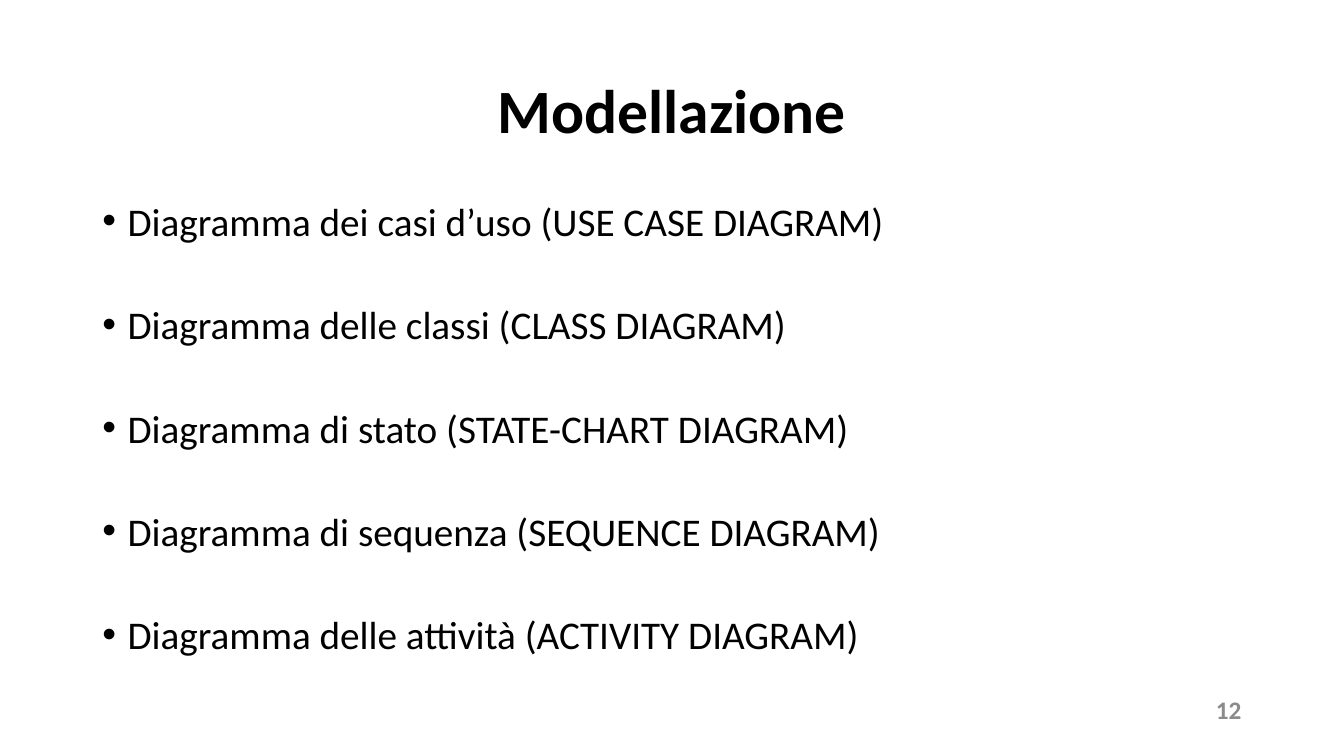
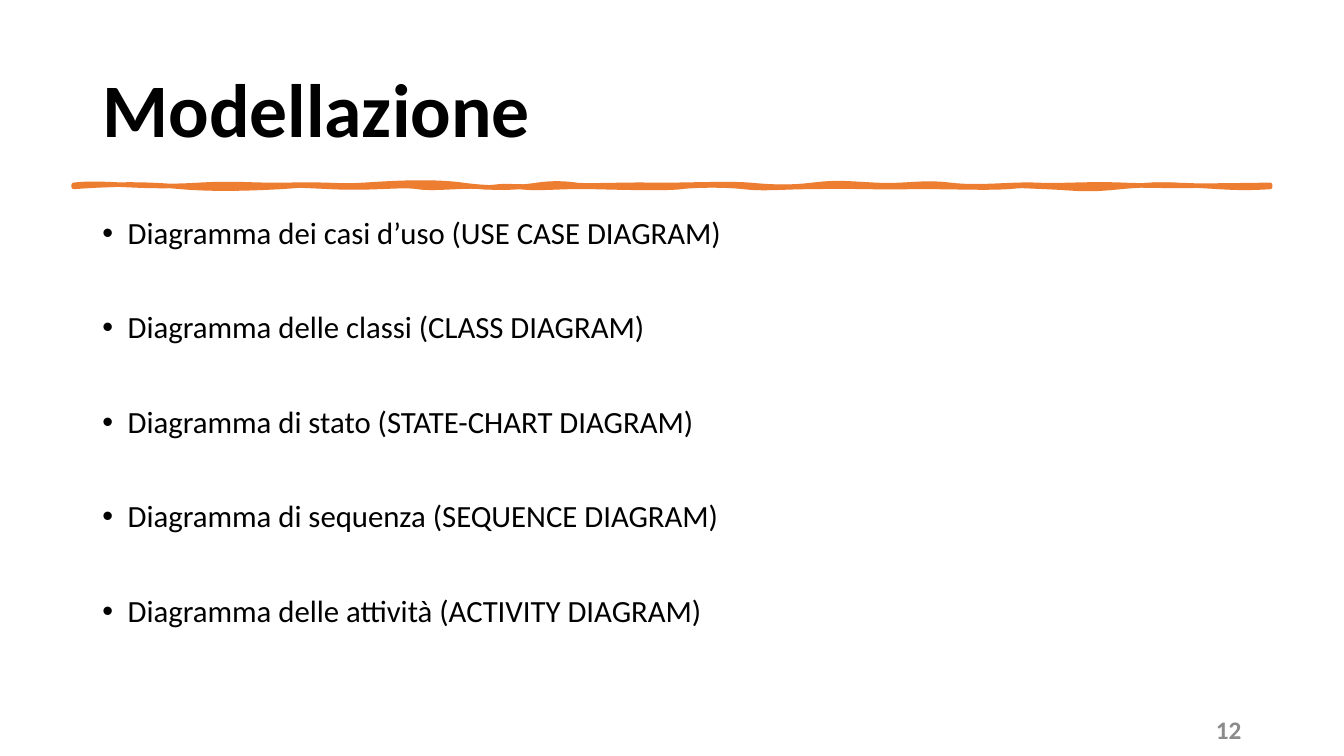
Before and after one commit to mangilimatteo/Progetto_Ingegneria_Software_Cattaneo_Mangili_Saini, a slide deck: slide 12 of Presentazione_Progetto.pptx. Drawn at 1344x756 pixels with LibreOffice and Linux fonts; fonts in the diff are those of the drawing. Boxes give left, top, right and bottom in pixels: in the first picture for what was removed or moved away, otherwise in the second. Text is boxed around its words. In the diff, an @@ line names an element or a change of style, - is before the commit and + after.

```diff
--- a/Presentazione_Progetto.pptx
+++ b/Presentazione_Progetto.pptx
@@ title "Modellazione" at box(102, 84, 529, 138): size 44 to 54 pt; alignment centre to left @@
@@ freeform shape added at box(74, 185, 1270, 187), fill #ED7D31, outline #ED7D31 3.25 pt @@
@@ text "Diagramma dei casi d’uso (USE ...": place and size @@
-text "Diagramma dei casi d’uso (USE ..." at box(128, 207, 883, 656)
+text "Diagramma dei casi d’uso (USE ..." at box(128, 221, 721, 628)
@@ text "Diagramma dei casi d’uso (USE ..." at box(128, 221, 721, 628): size 28 to 22 pt; line spacing 0.8 to 0.9 @@
@@ text "12": place and size @@
-text "12" at box(1216, 702, 1242, 719)
+text "12" at box(1216, 722, 1242, 739)
@@ text "12" at box(1216, 722, 1242, 739): line spacing 1 to 0.9; more space between paragraphs @@
```
Also in this commit, not shown: 11 other slides changed.
